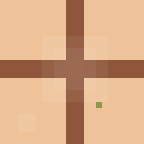
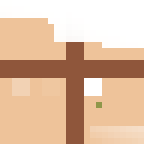
Revision of a layered 144 × 144 image; what changed, layer by layer:
painted on "grid" over 0, 0, 144, 144
